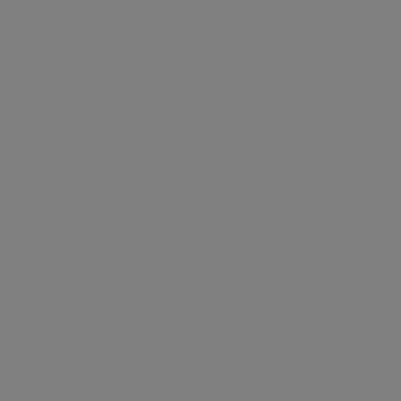
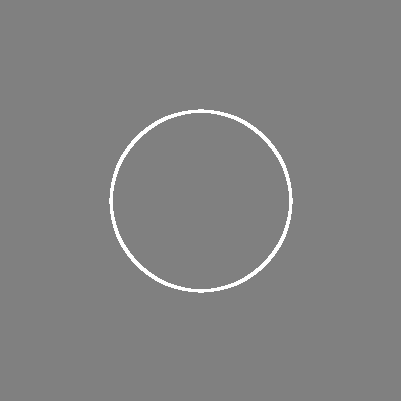
Layered file, before and after one edit (401px x 401px). Changes by layer:
added layer "Layer" above "Inner" over [109, 109, 293, 293]
